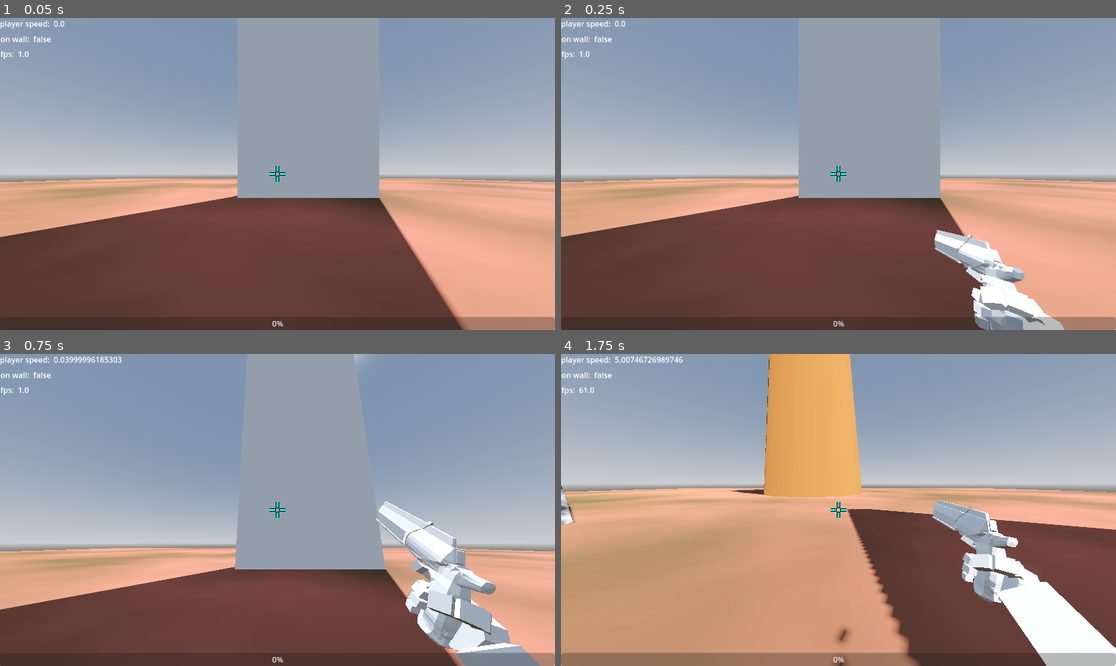
Above: before the commit, frames 1-4 (two rows, left to right).
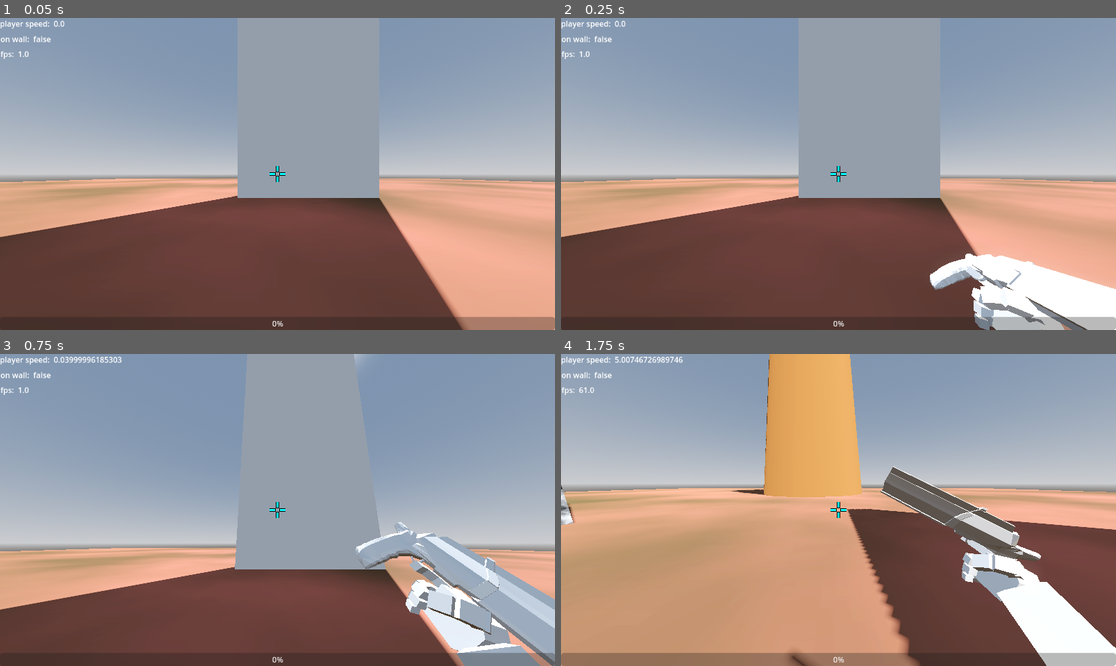
Above: after the commit, the same moments.

Repository: frederikhoheisel/pogotohell
Game: Godot game, scene res://level/test.tscn
Two runs of this game, one before a commit and one after it. Both use one fixed random seed, a clock stepped at 60 frames per second and the inputs below.
Inputs (mouse positions are in pixels of both pictures, inside the frame that each line leads up to):
- Up to frame 1 (0.05 s): no input
- Up to frame 2 (0.25 s): no input
- Up to frame 3 (0.75 s): move the mouse to (399, 494) at 0.52 s; hold D (right) from 0.53 s (still down); hold R (pull_out) from 0.53 s (still down); click (399, 494) at 0.67 s
- Up to frame 4 (1.75 s): tap Space (jump) at 0.77, 1.52 s; move the mouse to (810, 510) at 1.27 s; release D (right) at 1.28 s; release R (pull_out) at 1.28 s; hold W (forward) from 1.28 s (still down); tap R (pull_out) at 1.35 s

Frame 1 is identical in both runs. In frame 2, 4.5% of the frame differs, in the area x 66-100%, y 67-100%; in frame 3, 5.7%, in the area x 64-100%, y 47-100%; in frame 4, 3.3%.

Commit message:
laptop commit damit ich am pc weitermachen kann :/

Diff:
--- a/pogo-to-hell/entities/player/animations/view_model_pull_out.tres
+++ b/pogo-to-hell/entities/player/animations/view_model_pull_out.tres
@@ -150,69 +150,3 @@
 tracks/20/interp = 1
 tracks/20/loop_wrap = true
 tracks/20/keys = PackedFloat32Array(1.7384688e-09, 1, 0.4353803, -0.0013465453, -0.002784267, 0.9002413)
-tracks/21/type = "bezier"
-tracks/21/imported = false
-tracks/21/enabled = true
-tracks/21/path = NodePath("Arm_Rig/Skeleton3D/BoneAttachment3D/revolver:rotation:x")
-tracks/21/interp = 1
-tracks/21/loop_wrap = true
-tracks/21/keys = {
-"handle_modes": PackedInt32Array(0, 2, 2, 2, 0),
-"points": PackedFloat32Array(-1.5494117, -0.25, 0, 0.25, 0, -0.76641506, -0.022898354, 0, 0.06043498, 0, 0.29384133, -0.021510575, 0.046448562, 0.038924407, -0.08405088, 1.20754, -0.017115947, 0.13508672, 0.02180846, -0.17212212, -1.5494117, -0.25, 0, 0.25, 0),
-"times": PackedFloat32Array(0, 0.13739012, 0.26645356, 0.36914924, 0.5)
-}
-tracks/22/type = "bezier"
-tracks/22/imported = false
-tracks/22/enabled = true
-tracks/22/path = NodePath("Arm_Rig/Skeleton3D/BoneAttachment3D/revolver:rotation:y")
-tracks/22/interp = 1
-tracks/22/loop_wrap = true
-tracks/22/keys = {
-"handle_modes": PackedInt32Array(0, 2, 2, 2, 0),
-"points": PackedFloat32Array(-2.839304, -0.25, 0, 0.25, 0, 1.3123215, -0.022898354, 0, 0.06043498, 0, 1.3201815, -0.021510575, 0.24628082, 0.038924407, -0.44565684, -1.5568126, -0.017115947, 0.30483672, 0.02180846, -0.38841087, -2.839304, -0.25, 0, 0.25, 0),
-"times": PackedFloat32Array(0, 0.13739012, 0.26645356, 0.36914924, 0.5)
-}
-tracks/23/type = "bezier"
-tracks/23/imported = false
-tracks/23/enabled = true
-tracks/23/path = NodePath("Arm_Rig/Skeleton3D/BoneAttachment3D/revolver:rotation:z")
-tracks/23/interp = 1
-tracks/23/loop_wrap = true
-tracks/23/keys = {
-"handle_modes": PackedInt32Array(0, 2, 2, 2, 0),
-"points": PackedFloat32Array(1.1642288, -0.25, 0, 0.25, 0, -3.0777614, -0.022898354, 0, 0.06043498, 0, -3.0323756, -0.021510575, -0.25164136, 0.038924407, 0.45535702, 0.38904306, -0.017115947, -0.30755708, 0.02180846, 0.39187703, 1.1642288, -0.25, 0, 0.25, 0),
-"times": PackedFloat32Array(0, 0.13739012, 0.26645356, 0.36914924, 0.5)
-}
-tracks/24/type = "bezier"
-tracks/24/imported = false
-tracks/24/enabled = true
-tracks/24/path = NodePath("Arm_Rig/Skeleton3D/BoneAttachment3D/revolver:position:x")
-tracks/24/interp = 1
-tracks/24/loop_wrap = true
-tracks/24/keys = {
-"handle_modes": PackedInt32Array(0, 2, 2, 2, 2),
-"points": PackedFloat32Array(0.0012893034, -0.25, 0, 0.25, 0, 0.0010645902, -0.022898354, 0, 0.06043498, 0, 0.0016392788, -0.021510575, -1.3330335e-05, 0.038924407, 2.4121875e-05, -0.0016990106, -0.017115947, 2.5648693e-05, 0.02180846, -3.2680546e-05, 0.0012893034, -0.083333336, 0, 0, 0),
-"times": PackedFloat32Array(0, 0.13739012, 0.26645356, 0.36914924, 0.5)
-}
-tracks/25/type = "bezier"
-tracks/25/imported = false
-tracks/25/enabled = true
-tracks/25/path = NodePath("Arm_Rig/Skeleton3D/BoneAttachment3D/revolver:position:y")
-tracks/25/interp = 1
-tracks/25/loop_wrap = true
-tracks/25/keys = {
-"handle_modes": PackedInt32Array(0, 2, 2, 2, 2),
-"points": PackedFloat32Array(0.0042240657, -0.25, 0, 0.25, 0, 0.003680123, -0.022898354, 0, 0.06043498, 0, 0.0018646829, -0.021510575, -3.2267515e-05, 0.038924407, 5.8389604e-05, 0.00028017443, -0.017115947, -0.00017291239, 0.02180846, 0.0002203181, 0.0042240657, -0.083333336, 0, 0, 0),
-"times": PackedFloat32Array(0, 0.13739012, 0.26645356, 0.36914924, 0.5)
-}
-tracks/26/type = "bezier"
-tracks/26/imported = false
-tracks/26/enabled = true
-tracks/26/path = NodePath("Arm_Rig/Skeleton3D/BoneAttachment3D/revolver:position:z")
-tracks/26/interp = 1
-tracks/26/loop_wrap = true
-tracks/26/keys = {
-"handle_modes": PackedInt32Array(0, 2, 2, 2, 2),
-"points": PackedFloat32Array(0.0007508397, -0.25, 0, 0.25, 0, 0.00076078996, -0.022898354, 0, 0.06043498, 0, 0.0023146626, -0.021510575, 5.9026416e-07, 0.038924407, -1.068111e-06, 0.0010803854, -0.017115947, 0.00011460808, 0.02180846, -0.00014602907, 0.0007508397, -0.083333336, 0, 0, 0),
-"times": PackedFloat32Array(0, 0.13739012, 0.26645356, 0.36914924, 0.5)
-}
--- a/pogo-to-hell/entities/player/view_model.tscn
+++ b/pogo-to-hell/entities/player/view_model.tscn
@@ -137,72 +137,6 @@
 
 [sub_resource type="Animation" id="Animation_4ggg8"]
 length = 0.001
-tracks/0/type = "bezier"
-tracks/0/imported = false
-tracks/0/enabled = true
-tracks/0/path = NodePath("Arm_Rig/Skeleton3D/BoneAttachment3D/revolver:rotation:x")
-tracks/0/interp = 1
-tracks/0/loop_wrap = true
-tracks/0/keys = {
-"handle_modes": PackedInt32Array(0),
-"points": PackedFloat32Array(-1.5494117, -0.25, 0, 0.25, 0),
-"times": PackedFloat32Array(0)
-}
-tracks/1/type = "bezier"
-tracks/1/imported = false
-tracks/1/enabled = true
-tracks/1/path = NodePath("Arm_Rig/Skeleton3D/BoneAttachment3D/revolver:rotation:y")
-tracks/1/interp = 1
-tracks/1/loop_wrap = true
-tracks/1/keys = {
-"handle_modes": PackedInt32Array(0),
-"points": PackedFloat32Array(-2.839304, -0.25, 0, 0.25, 0),
-"times": PackedFloat32Array(0)
-}
-tracks/2/type = "bezier"
-tracks/2/imported = false
-tracks/2/enabled = true
-tracks/2/path = NodePath("Arm_Rig/Skeleton3D/BoneAttachment3D/revolver:rotation:z")
-tracks/2/interp = 1
-tracks/2/loop_wrap = true
-tracks/2/keys = {
-"handle_modes": PackedInt32Array(0),
-"points": PackedFloat32Array(1.1642288, -0.25, 0, 0.25, 0),
-"times": PackedFloat32Array(0)
-}
-tracks/3/type = "bezier"
-tracks/3/imported = false
-tracks/3/enabled = true
-tracks/3/path = NodePath("Arm_Rig/Skeleton3D/BoneAttachment3D/revolver:position:x")
-tracks/3/interp = 1
-tracks/3/loop_wrap = true
-tracks/3/keys = {
-"handle_modes": PackedInt32Array(0),
-"points": PackedFloat32Array(0.0012893034, -0.25, 0, 0.25, 0),
-"times": PackedFloat32Array(0)
-}
-tracks/4/type = "bezier"
-tracks/4/imported = false
-tracks/4/enabled = true
-tracks/4/path = NodePath("Arm_Rig/Skeleton3D/BoneAttachment3D/revolver:position:y")
-tracks/4/interp = 1
-tracks/4/loop_wrap = true
-tracks/4/keys = {
-"handle_modes": PackedInt32Array(0),
-"points": PackedFloat32Array(0.0042240657, -0.25, 0, 0.25, 0),
-"times": PackedFloat32Array(0)
-}
-tracks/5/type = "bezier"
-tracks/5/imported = false
-tracks/5/enabled = true
-tracks/5/path = NodePath("Arm_Rig/Skeleton3D/BoneAttachment3D/revolver:position:z")
-tracks/5/interp = 1
-tracks/5/loop_wrap = true
-tracks/5/keys = {
-"handle_modes": PackedInt32Array(0),
-"points": PackedFloat32Array(0.0007508397, -0.25, 0, 0.25, 0),
-"times": PackedFloat32Array(0)
-}
 
 [sub_resource type="AnimationLibrary" id="AnimationLibrary_hhxqw"]
 _data = {
@@ -230,21 +164,21 @@
 bones/1/rest = Transform3D(0.061439, 0.99811125, 1.4901163e-07, -2.9802333e-08, -2.3841866e-07, 1.0000001, 0.99811125, -0.06143903, 0, 0.006417473, 3.6921634e-23, 1.5337119e-09)
 bones/1/enabled = true
 bones/1/position = Vector3(0.0069218604, -0.0046114065, -0.0003938378)
-bones/1/rotation = Quaternion(-0.6054778, -0.41605616, 0.6774056, -0.037624907)
+bones/1/rotation = Quaternion(0.5627056, 0.23236597, -0.75404656, 0.2465409)
 bones/1/scale = Vector3(1.0000005, 1.0000014, 1.0000001)
 bones/2/name = "lower_arm"
 bones/2/parent = 1
 bones/2/rest = Transform3D(0.99173105, 0.12833364, -1.2520552e-07, -0.12833364, 0.99173105, 5.474339e-09, 1.2487273e-07, 1.0639008e-08, 1, -5.8640946e-11, 0.010753576, -1.5841966e-18)
 bones/2/enabled = true
 bones/2/position = Vector3(2.9802322e-10, 0.010753577, -7.0780515e-10)
-bones/2/rotation = Quaternion(-2.6072708e-09, -4.8234547e-08, -0.69973344, 0.7144041)
+bones/2/rotation = Quaternion(-9.6123705e-09, -7.930177e-08, -0.77510583, 0.6318315)
 bones/2/scale = Vector3(0.9999991, 1.0000011, 0.99999994)
 bones/3/name = "hand"
 bones/3/parent = 2
 bones/3/rest = Transform3D(0.9977422, -0.06715991, -9.0162633e-10, 0.06715989, 0.9977425, -6.7735666e-09, 1.3545026e-09, 6.6977224e-09, 1, 1.099723e-10, 0.009837614, -2.5835952e-17)
 bones/3/enabled = true
 bones/3/position = Vector3(2.9802322e-10, 0.009837613, 2.9802322e-10)
-bones/3/rotation = Quaternion(0.004725425, 0.390425, 0.3407449, 0.8552421)
+bones/3/rotation = Quaternion(0.0048927465, 0.47927293, 0.54222715, 0.6901184)
 bones/3/scale = Vector3(1, 1.0000008, 0.9999997)
 bones/4/name = "index_finger_01"
 bones/4/parent = 3
@@ -364,12 +298,12 @@
 skin = SubResource("Skin_u8l04")
 
 [node name="BoneAttachment3D" type="BoneAttachment3D" parent="arm_view_model/Arm_Rig/Skeleton3D"]
-transform = Transform3D(0.11701894, -0.08566737, -0.989428, 0.22130157, 0.9734743, -0.058112282, 0.9681596, -0.21216086, 0.13287365, 0.010404981, 0.014447261, -0.007290442)
+transform = Transform3D(0.23177274, -0.11339566, -0.9661382, 0.8817844, 0.44388992, 0.15943843, 0.41077864, -0.8888786, 0.20287219, 0.010114076, 0.010314791, -0.012431458)
 bone_name = "hand"
 bone_idx = 3
 
 [node name="revolver" type="Node3D" parent="arm_view_model/Arm_Rig/Skeleton3D/BoneAttachment3D"]
-transform = Transform3D(-0.004166104, 0.039781645, -0.00025463453, 0.0007855997, 0.00033824472, 0.039990887, 0.03977473, 0.004160146, -0.00081654004, 0.0012893034, 0.0042240657, 0.0007508397)
+transform = Transform3D(-0.0041661034, 0.039781645, -0.00025463453, 0.00078559964, 0.00033824472, 0.039990887, 0.039774727, 0.004160146, -0.00081654004, 0.0012893034, 0.0042240657, 0.0007508397)
 
 [node name="Gun" type="MeshInstance3D" parent="arm_view_model/Arm_Rig/Skeleton3D/BoneAttachment3D/revolver"]
 mesh = SubResource("ArrayMesh_5kmhy")
--- a/pogo-to-hell/entities/player/viewmodel.gd
+++ b/pogo-to-hell/entities/player/viewmodel.gd
@@ -2,6 +2,7 @@
 
 
 @onready var animation_player: AnimationPlayer = $arm_view_model/AnimationPlayer
+@onready var revolver: Node3D = $arm_view_model/Arm_Rig/Skeleton3D/BoneAttachment3D/revolver
 
 
 # Called when the node enters the scene tree for the first time.
@@ -16,5 +17,10 @@
 
 
 func play_pull_out_anim() -> void:
+	var tween: Tween = get_tree().create_tween()
+	#tween.set_parallel(false)
+	tween.tween_property(revolver, "rotation", revolver.rotation + Vector3(2.0 * PI, 0.0, 0.0), 0.5)
+	#tween.tween_property(revolver, "rotation", revolver.rotation + Vector3(2.0 * PI, 0.0, 0.0), 0.25)
+
 	animation_player.play("ArmViewModel/view_model_pull_out")
 	animation_player.queue("ArmViewModel/view_model_idle")
Not shown, added: pogo-to-hell/shaders/tree_enemy.blend.import
